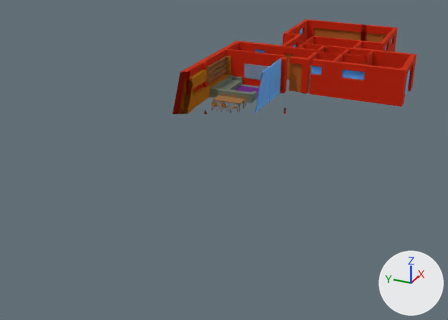
Two versions of the glTF model pr-preview/pr-83/models/ground_floor.glb, one commit apart.
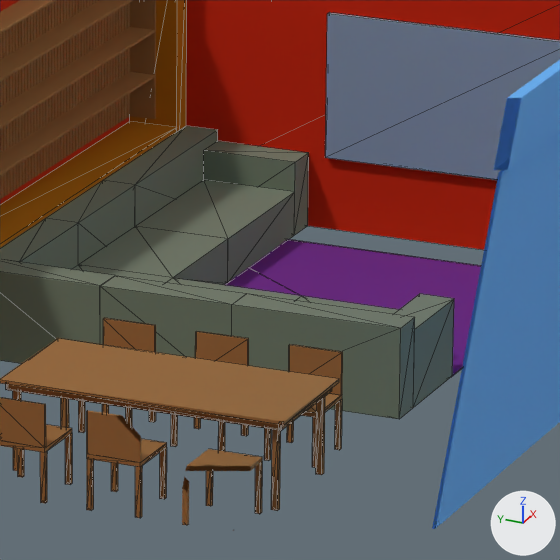
There are two pictures of each version: one whole from a 50 mm lens placed at (-19.52, -6.43, 16.93), pointed at (19.23, 11.01, -2.44), one close up on the part from 47% to 60% of the width and 20% to 37% of the height. Arrows for +X, +Y and +Z are at lower right; the lights stay in place. The older version's two pictures come first. The close-ups show mesh edges as thin lines. Everything nearer to the camera than a plane just in front of the edit is cut away. Where no turn or scale is listed for an object, it has been applied to the vertices. Vertices at exactly the same position are counted once.

The first close-up shows 'appliance.002', 'cabinet.023', 'glazing.009', 'masonry.054', 'oak', 'oak.001', 'rug', 'upholstery.002', 'upholstery.007', 'upholstery.008', 'upholstery.009', 'upholstery.010', 'upholstery.011', 'upholstery.012' and 15 more.
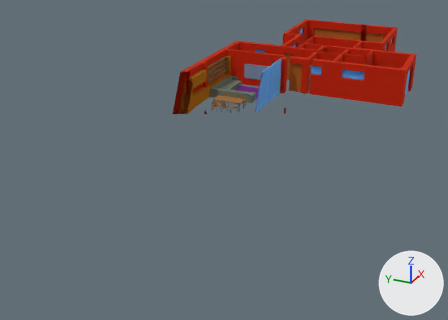
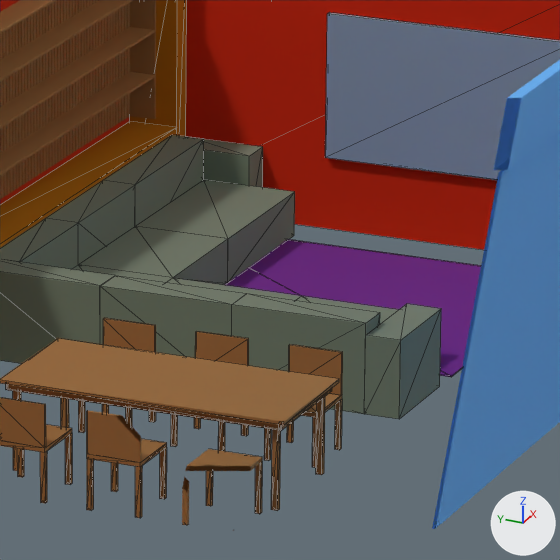
Edits to the bpy script that builds the scene:
```text
Change me_upholstery_007:
    used by ob_upholstery_007; location = (28.14, 14.851, 0.0)
    verts and faces of me_upholstery_007; kept vertices keep their numbers, new ones are numbered from 8
    before: 0 (0.0, 0.0, 0.0), 1 (0.0, 0.0, 0.76) at pixel (135, 184), 2 (0.0, 0.3, 0.0), 3 (0.0, 0.3, 0.76) at pixel (102, 180), 4 (1.76, 0.0, 0.0)
    before: 5 (1.76, 0.0, 0.76) at pixel (217, 129), 6 (1.76, 0.3, 0.0), 7 (1.76, 0.3, 0.76) at pixel (186, 125)
    remove me_upholstery_007.from_pydata(...)  # 8 vertices, 12 faces; spans x 0.0..1.76, y 0.0..0.3, z 0.0..0.76
    add me_upholstery_007.from_pydata(...)  # 8 vertices, 12 faces; spans x 0.0..1.46, y 0.0..0.3, z 0.0..0.76
    me_upholstery_007 part 1
    add delete_faces([(0, 4, 1), (1, 4, 5), (2, 3, 6), (3, 7, 6)])
    add for i in [*range(4, 8)]: verts[i] += (-0.3, 0.0, 0.0)
    add faces += [(0, 4, 5), (0, 5, 1), (2, 7, 6), (2, 3, 7)]
Change me_upholstery_010:
    used by ob_upholstery_010; location = (25.521, 11.371, 0.0)
    remove me_upholstery_010.from_pydata(...)  # 8 vertices, 12 faces; spans x 0.0..0.299, y 0.0..1.459, z 0.0..0.759
    add me_upholstery_010.from_pydata(...)  # 8 vertices, 12 faces; spans x 0.0..0.299, y 0.0..1.159, z 0.0..0.759
    me_upholstery_010 part 2: the whole mesh is scaled about the mesh origin by (1, 0.794, 1)
Change ob_upholstery_010:
    ob_upholstery_010.location: (25.521, 11.371, 0.0) -> (25.521, 11.671, 0.0)
Change ob_upholstery_011:
    ob_upholstery_011.location: (29.601, 13.991, 0.0) -> (29.601, 14.421, 0.0)
Change ob_upholstery_012:
    ob_upholstery_012.location: (25.82, 11.371, 0.0) -> (25.521, 11.371, 0.0)
```

Pixel boxes [x1, y1, x2, y2] of what changed, in the close-ups (560 x 560 px; the box of a moved part takes in the faces that stretch with it):
'upholstery.010', moved, rescaled (19% narrower)
    before: [232, 294, 415, 419]
    after: [232, 294, 380, 414]
'upholstery.012', moved
    before: [394, 294, 454, 408]
    after: [364, 304, 441, 419]
'upholstery.011', moved
    before: [204, 141, 309, 235]
    after: [204, 139, 263, 187]
part 1 of me_upholstery_007, moved or reshaped
    before: [135, 130, 218, 226]
    after: [135, 139, 204, 226]
part 2 of me_upholstery_010, moved or reshaped
    before: [272, 298, 415, 415]
    after: [272, 298, 379, 414]
